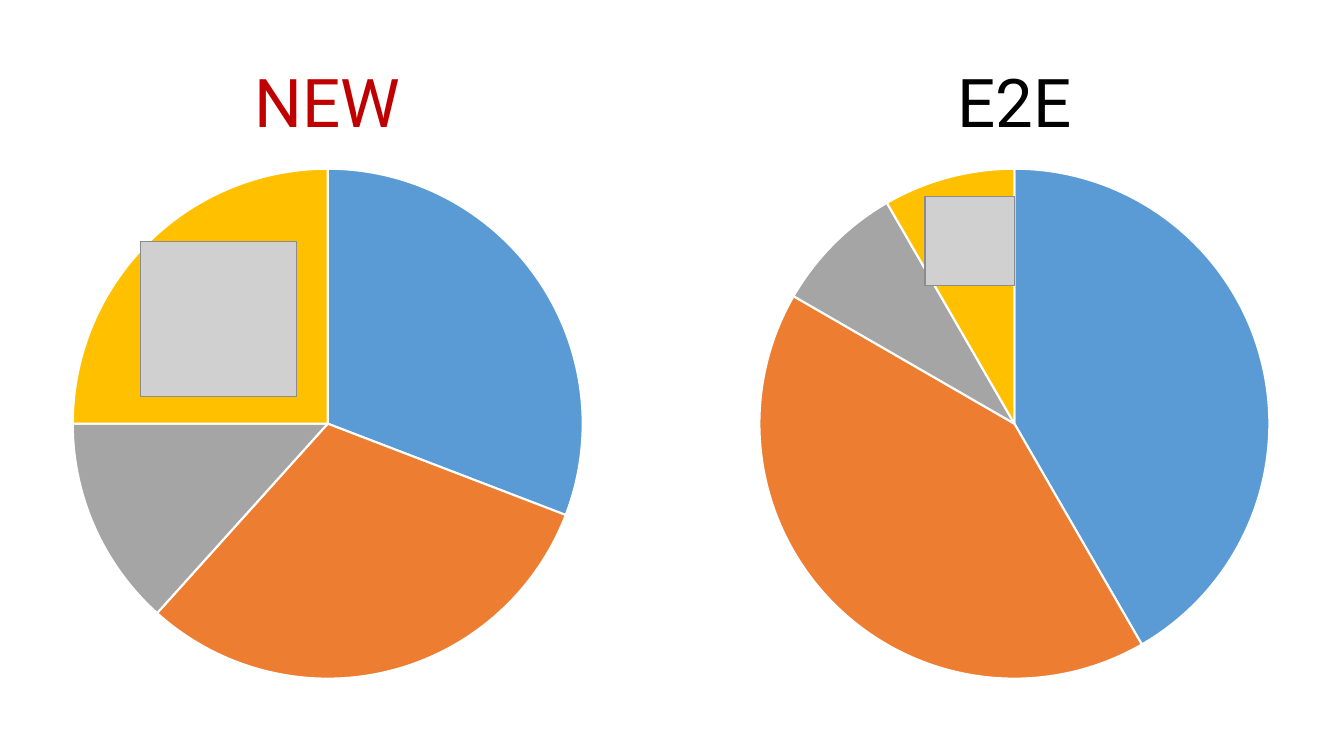
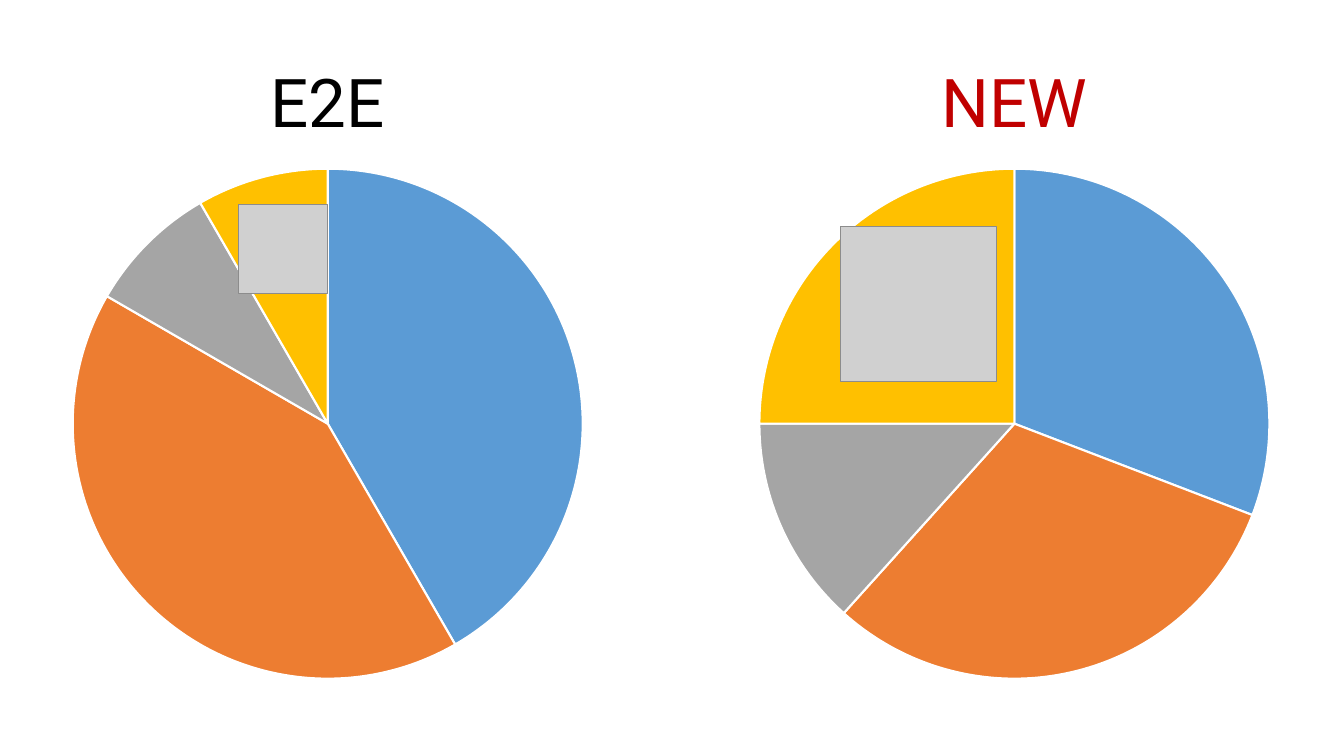
Before and after one commit to rkhaimov/brain-gym, a slide deck: slide 60 of Презентация.pptx. Drawn at 1344x756 pixels with LibreOffice and Linux fonts; fonts in the diff are those of the drawing; grey boxes stand for pictures; background and template pictures are left out. Boxes give left, top, right and bottom in pixels: in the first picture for what was removed or moved away, otherwise in the second. Text is boxed around its words. In the diff, an @@ line names an element or a change of style, - is before the commit and + after.

```diff
--- a/Презентация.pptx
+++ b/Презентация.pptx
@@ text "E2E": place and size @@
-text "E2E" at bbox=[957, 78, 1071, 127]
+text "E2E" at bbox=[271, 78, 385, 127]
@@ text "NEW": place and size @@
-text "NEW" at bbox=[255, 79, 401, 127]
+text "NEW" at bbox=[942, 79, 1088, 127]
@@ pie chart at bbox=[0, 155, 731, 694] @@
-Series 1: 31, 31, 13, 25
+Series 1: 42, 42, 8, 8
@@ pie chart at bbox=[611, 155, 1344, 694] @@
-Series 1: 42, 42, 8, 8
+Series 1: 31, 31, 13, 25
@@ picture: place and size @@
-picture at bbox=[926, 197, 1015, 286]
+picture at bbox=[238, 204, 328, 293]
@@ picture: place and size @@
-picture at bbox=[141, 241, 297, 397]
+picture at bbox=[841, 226, 997, 382]
```
Also in this commit, not shown: 49 other slides changed, 1 slide added, 1 slide removed.
